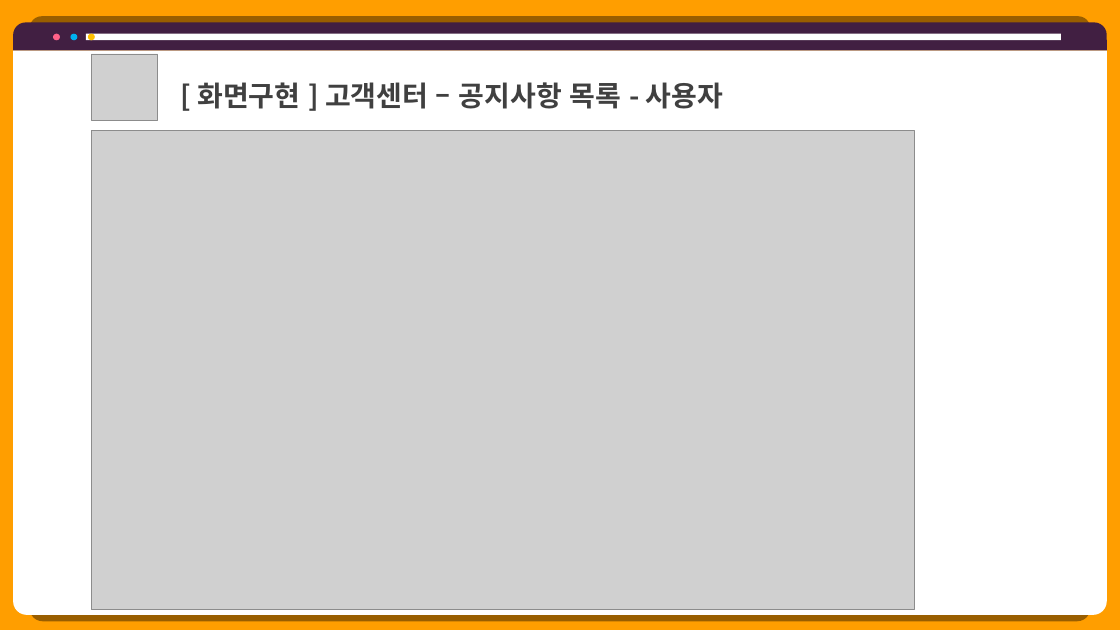
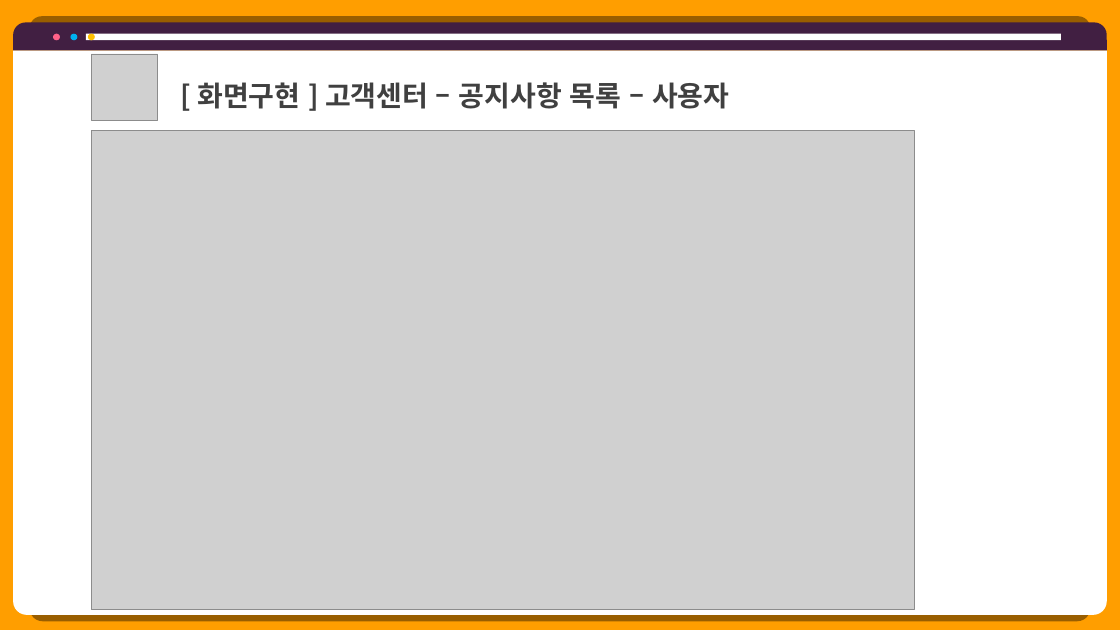
Before and after one commit to hhsw07/ezen-academy-projects, a slide deck: slide 3 of 0 발표용 파워포인트/0522 3차발표/0522 project06 - 파워포인트 - 송우.pptx. Drawn at 1120x630 pixels with LibreOffice and Linux fonts; fonts in the diff are those of the drawing; grey boxes stand for pictures. Boxes give left, top, right and bottom in pixels: in the first picture for what was removed or moved away, otherwise in the second. Text is boxed around its words. In the diff, an @@ line names an element or a change of style, - is before the commit and + after.

```diff
--- a/0 발표용 파워포인트/0522 3차발표/0522 project06 - 파워포인트 - 송우.pptx
+++ b/0 발표용 파워포인트/0522 3차발표/0522 project06 - 파워포인트 - 송우.pptx
@@ text at [197,82,729,109]: text changed @@
-[ 화면구현 ] 고객센터 – 공지사항 목록 - 사용자
+[ 화면구현 ] 고객센터 – 공지사항 목록 – 사용자
```
Also in this commit, not shown: 1 other file.
